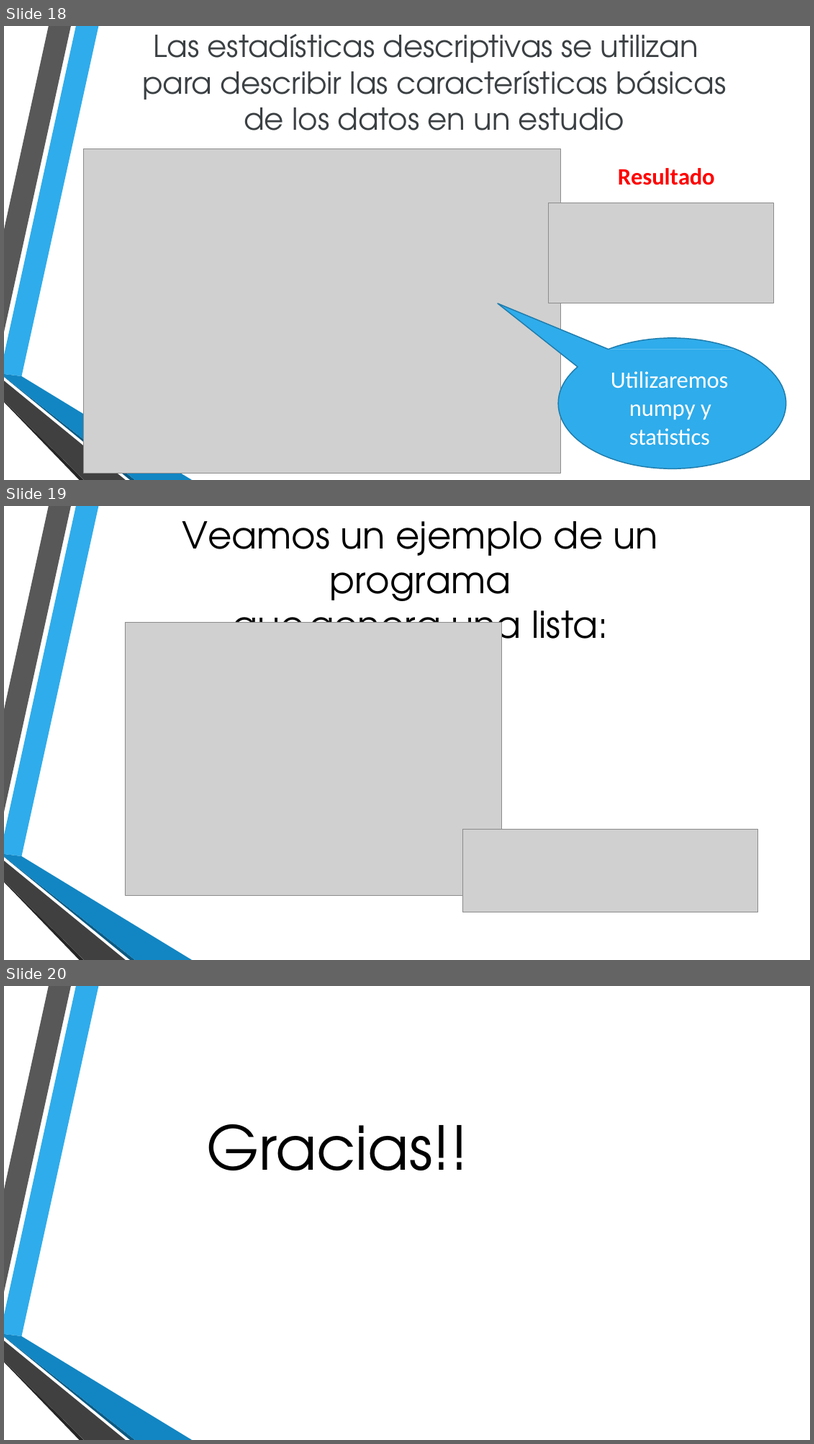
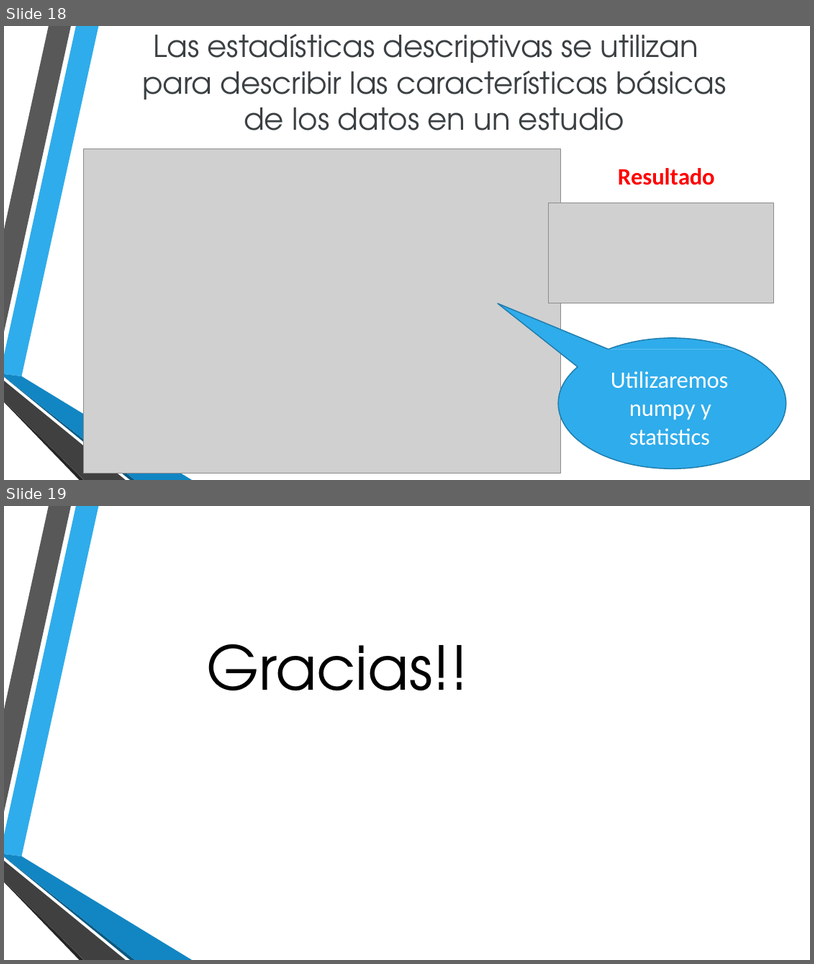
Before and after one commit to lizetheP/Programacion, a slide deck: CalendarioAgo2023/presentaciones/8_ListasNumpy.pptx. Shown one above the other, each under a label of ours: slides 18, 19 and 20 before the commit, slides 18 and 19 after it. The pictures are 814x1444 and 814x964 pixels, drawn with LibreOffice and Linux fonts; fonts in the diff are those of the drawing; grey boxes stand for pictures; background and template pictures are left out. Boxes give left, top, right and bottom in pixels: in the first picture for what was removed or moved away, otherwise in the second. Text is boxed around its words. In the diff, an @@ line names an element or a change of style, - is before the commit and + after.

```diff
--- a/CalendarioAgo2023/presentaciones/8_ListasNumpy.pptx
+++ b/CalendarioAgo2023/presentaciones/8_ListasNumpy.pptx
@@ slide 19 removed at (x1=4, y1=506, x2=810, y2=960), background picture (left out); not listed: 6 template elements that a slide beside it also shows @@
@@ text removed at (x1=182, y1=521, x2=659, y2=655) @@
-Veamos un ejemplo de un programa
-que genera una lista:
@@ picture removed at (x1=125, y1=622, x2=502, y2=895) @@
@@ picture removed at (x1=463, y1=829, x2=759, y2=911) @@
@@ what was slide 20 is now slide 19 @@
```
Also in this commit, not shown: 2 slides changed, 18 other files.
